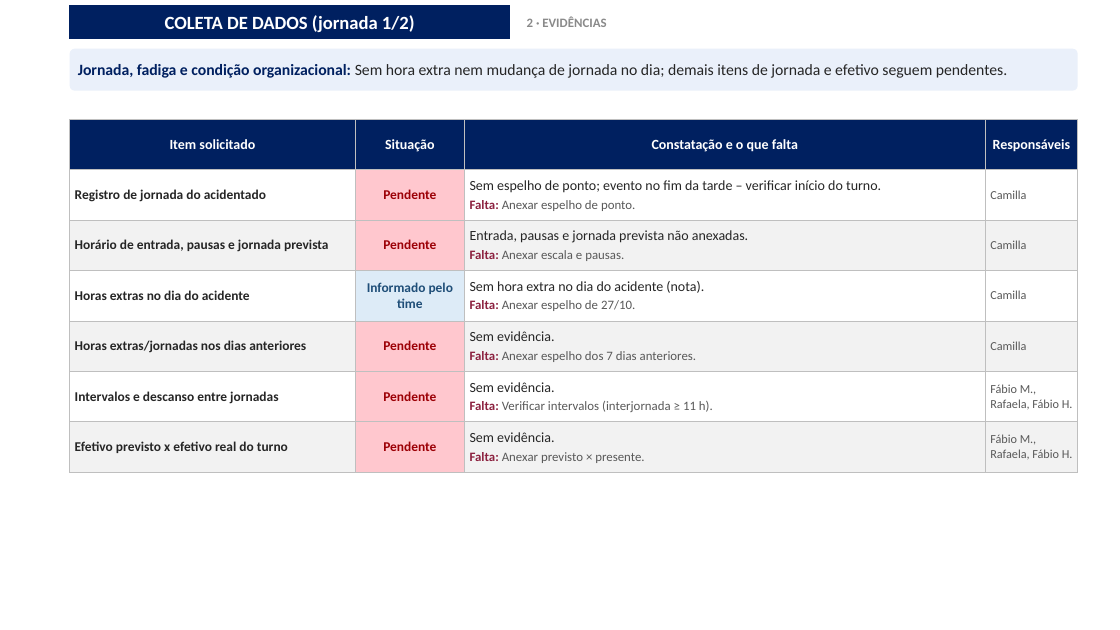
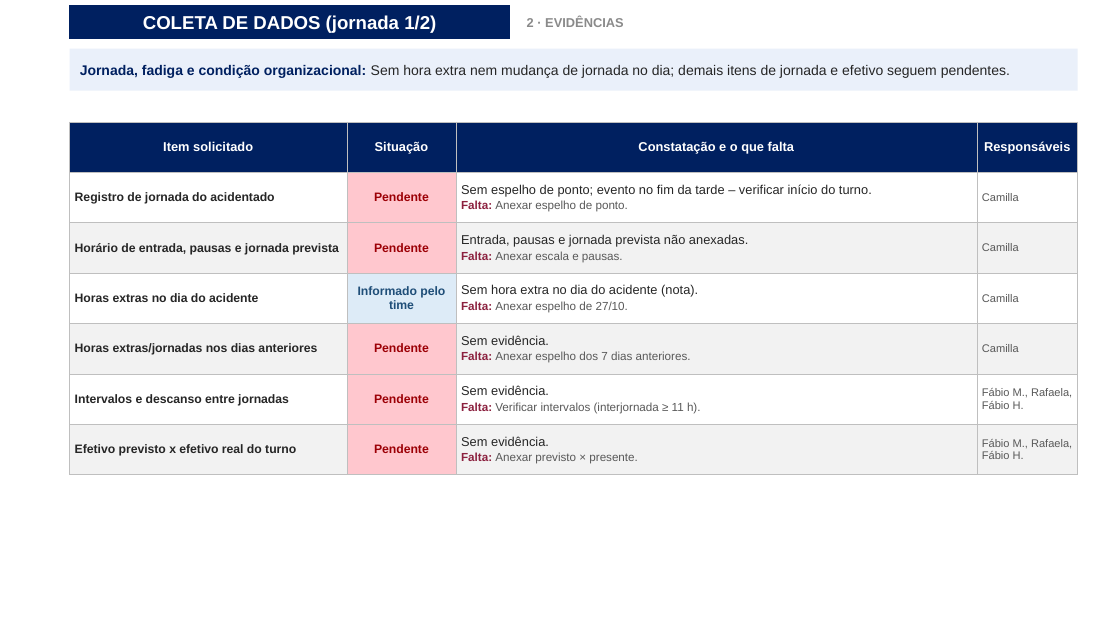
Before and after one commit to luantavarez9/hospital-seguro, a slide deck: slide 13 of entrega_acidente_GRU1/Apresentacao_Ocorrencia_Acidente_GRU_I.pptx. Drawn at 1120x630 pixels with LibreOffice and Linux fonts; fonts in the diff are those of the drawing; background and template pictures are left out. Boxes give left, top, right and bottom in pixels: in the first picture for what was removed or moved away, otherwise in the second. Text is boxed around its words. In the diff, an @@ line names an element or a change of style, - is before the commit and + after.

```diff
--- a/entrega_acidente_GRU1/Apresentacao_Ocorrencia_Acidente_GRU_I.pptx
+++ b/entrega_acidente_GRU1/Apresentacao_Ocorrencia_Acidente_GRU_I.pptx
@@ rectangle "COLETA DE DADOS (jornada 1/2)" at [70,6,510,39]: font Calibri to Arial @@
@@ text "2 · EVIDÊNCIAS" at [527,18,624,27]: font Calibri to Arial @@
@@ rectangle "Jornada, fadiga e condição organizacional: ..." at [70,49,1078,91]: size 13.5 to 12 pt, font Calibri to Arial; rounded rectangle to rectangle @@
@@ table at [70,122,1078,475] @@
@@ size 12 to 11 pt in "Item solicitado", "Situação", "Constatação e o que falta", "Responsáveis" and 6 more places @@
@@ font Calibri to Arial @@
@@ size 11.5 to 10.5 pt in "Registro de jornada do acidentado", "Pendente", "Horário de entrada, pausas e jornada prevista", "Pendente" and 8 more places @@
@@ size 11 to 10 pt in "Falta: Anexar espelho de ponto.", "Falta: Anexar escala e pausas.", "Falta: Anexar espelho de 27/10.", "Falta: Anexar espelho dos 7 dias anteriores." and 2 more places @@
@@ size 10.5 to 9.5 pt in "Camilla", "Camilla", "Camilla", "Camilla" and 2 more places @@
```
Also in this commit, not shown: 23 other slides changed, 31 other files.
